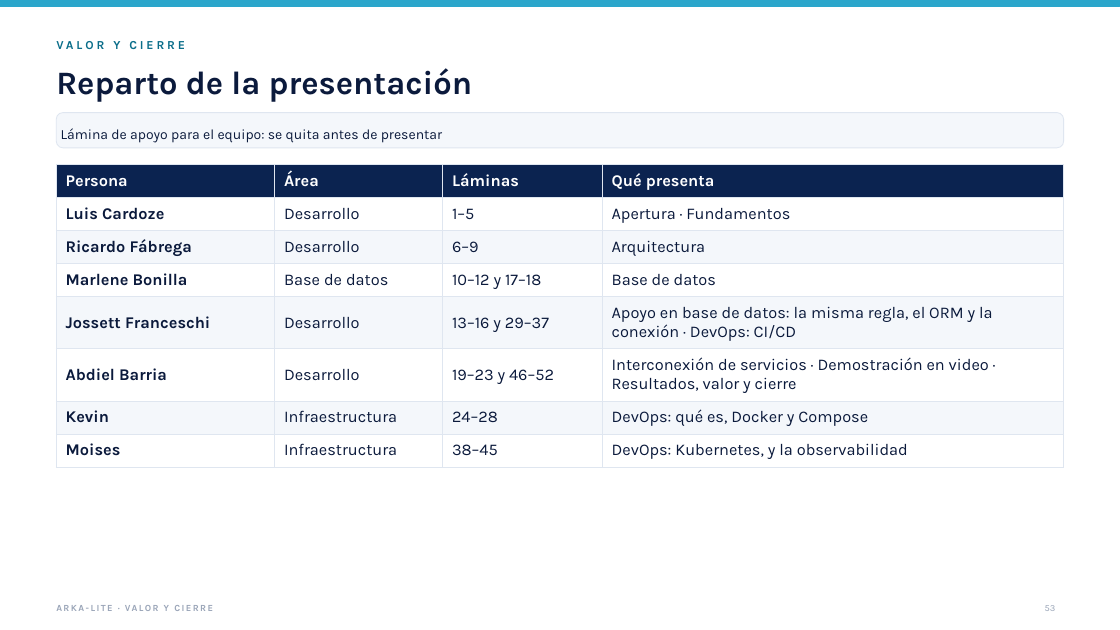
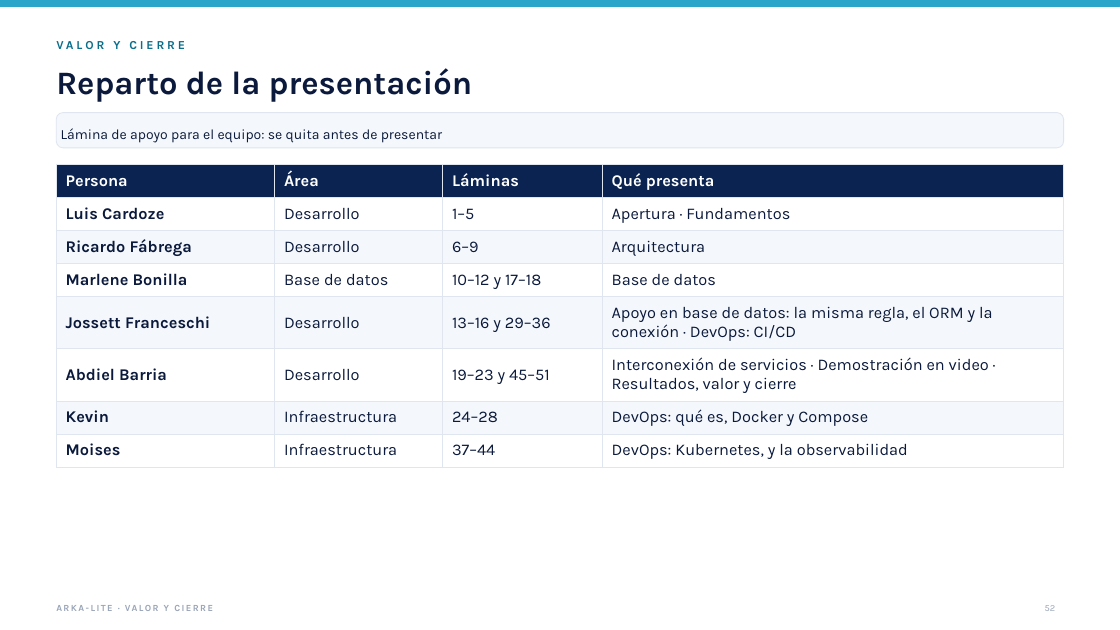
Before and after one commit to jfranceschi-dev/arka-lite, a slide deck: slide 52 of docs/presentation-data/pptx/ARKA-Lite-ejecutivo-con-videos.pptx (slide 53 before the commit). Drawn at 1120x630 pixels with LibreOffice and Linux fonts; fonts in the diff are those of the drawing. Boxes give left, top, right and bottom in pixels: in the first picture for what was removed or moved away, otherwise in the second. Text is boxed around its words. In the diff, an @@ line names an element or a change of style, - is before the commit and + after.

```diff
--- a/docs/presentation-data/pptx/ARKA-Lite-ejecutivo-con-videos.pptx
+++ b/docs/presentation-data/pptx/ARKA-Lite-ejecutivo-con-videos.pptx
@@ table at [56, 165, 1064, 463] @@
-row 5, column 3: 13–16 y 29–37
+row 5, column 3: 13–16 y 29–36
-row 6, column 3: 19–23 y 46–52
+row 6, column 3: 19–23 y 45–51
-row 8, column 3: 38–45
+row 8, column 3: 37–44
```
Also in this commit, not shown: 1 other slide changed, 1 slide added, 2 slides removed, 21 other files.
